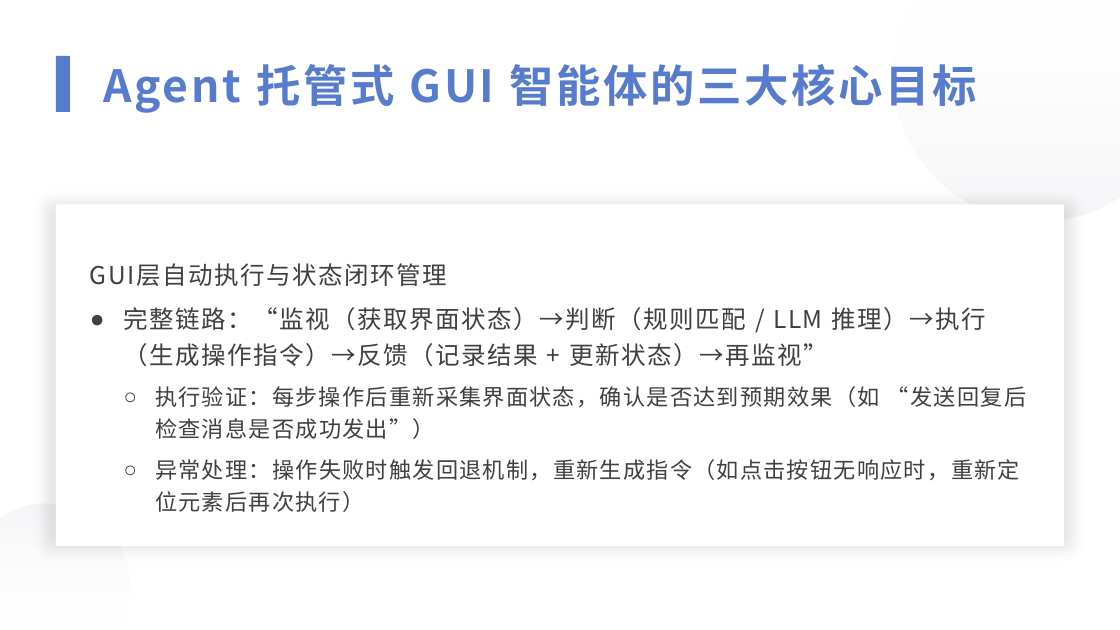
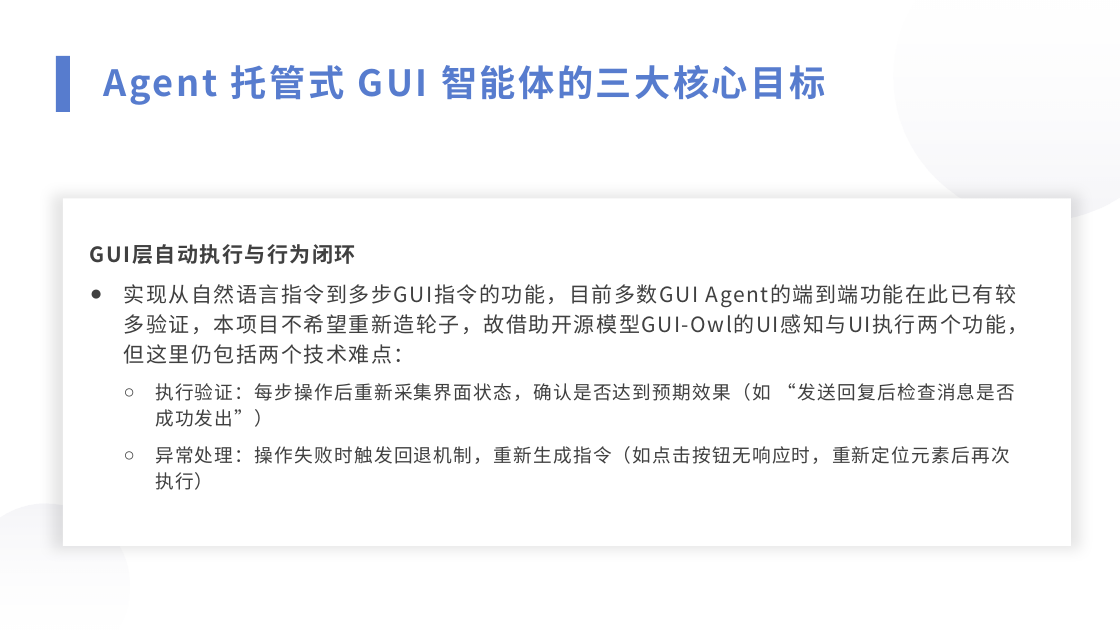
Before and after one commit to 221240008/2025_AI_projrct, a slide deck: slide 6 of 中期展示.pptx. Drawn at 1120x630 pixels with LibreOffice and Linux fonts; fonts in the diff are those of the drawing. Boxes give left, top, right and bottom in pixels: in the first picture for what was removed or moved away, otherwise in the second. Text is boxed around its words. In the diff, an @@ line names an element or a change of style, - is before the commit and + after.

Commit message:
修改中期展示（除技术实现部分）

```diff
--- a/中期展示.pptx
+++ b/中期展示.pptx
@@ text "Agent 托管式 GUI 智能体的三大核心目标" at [104, 65, 825, 105]: size 38 to 31 pt @@
@@ rectangle: place and size @@
-rectangle at [56, 204, 1065, 546]
+rectangle at [63, 198, 1071, 546]
@@ text at [90, 244, 1029, 364]: text changed; size 21 to 18 pt @@
-3. GUI层自动执行与状态闭环管理
-● 完整链路：“监视（获取界面状态）→判断（规则匹配 / LLM 推理）→执行（生成操作指令）→反馈（记录结果 + 更新状态）→再监视”
+3. GUI层自动执行与行为闭环
+● 实现从自然语言指令到多步GUI指令的功能，目前多数GUI Agent的端到端功能在此已有较多验证，本项目不希望重新造轮子，故借助开源模型GUI-Owl的UI感知与UI执行两个功能，但这里仍包括两个技术难点：
@@ text at [155, 383, 1016, 490]: size 19 to 16 pt in "执行验证：每步操作后重新采集界面状态，确认是否达到预期效果（如 “发送回复后检查消息是否成功发出”）", "异常处理：操作失败时触发回退机制，重新生成指令（如点击按钮无响应时，重新定位元素后再次执行）" @@
```
Also in this commit, not shown: 11 other slides changed, 2 other files.
